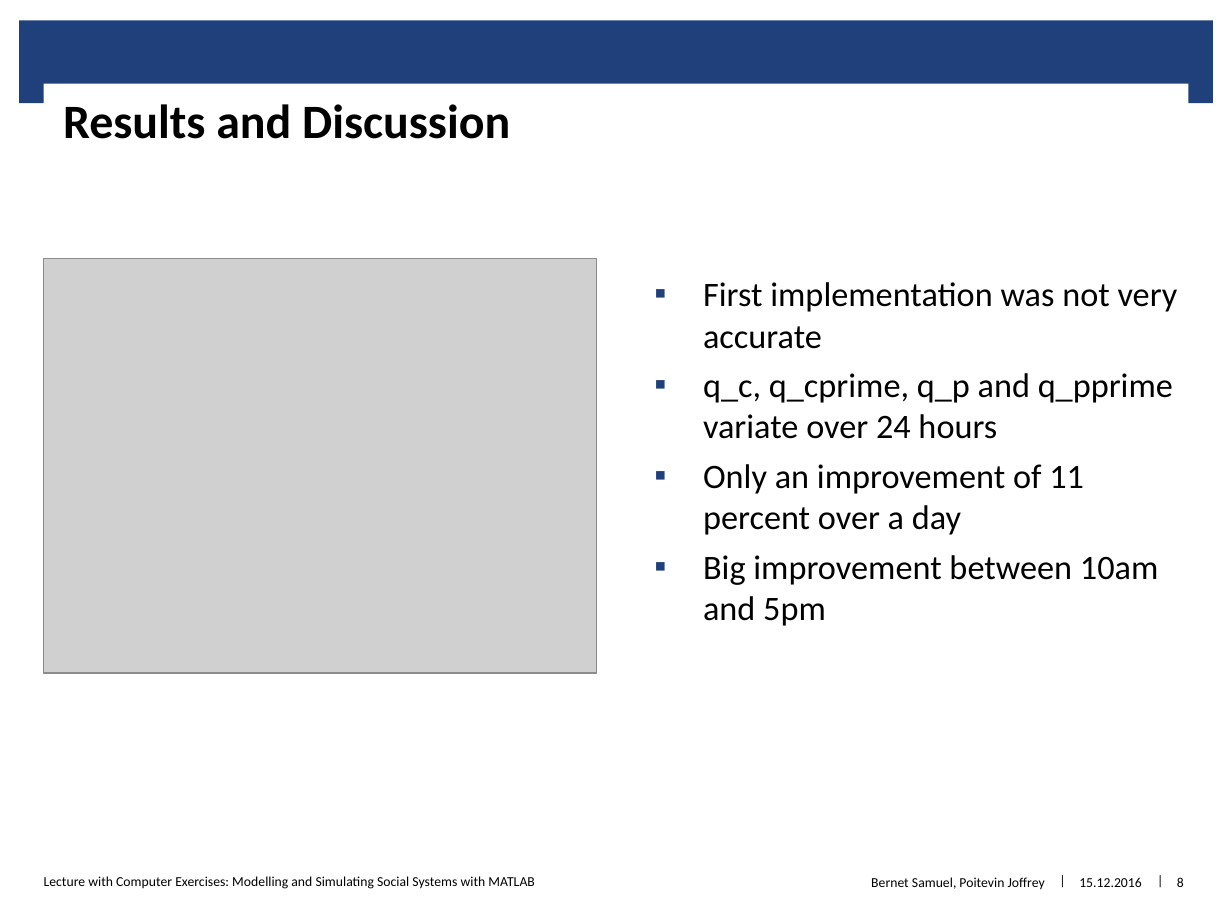
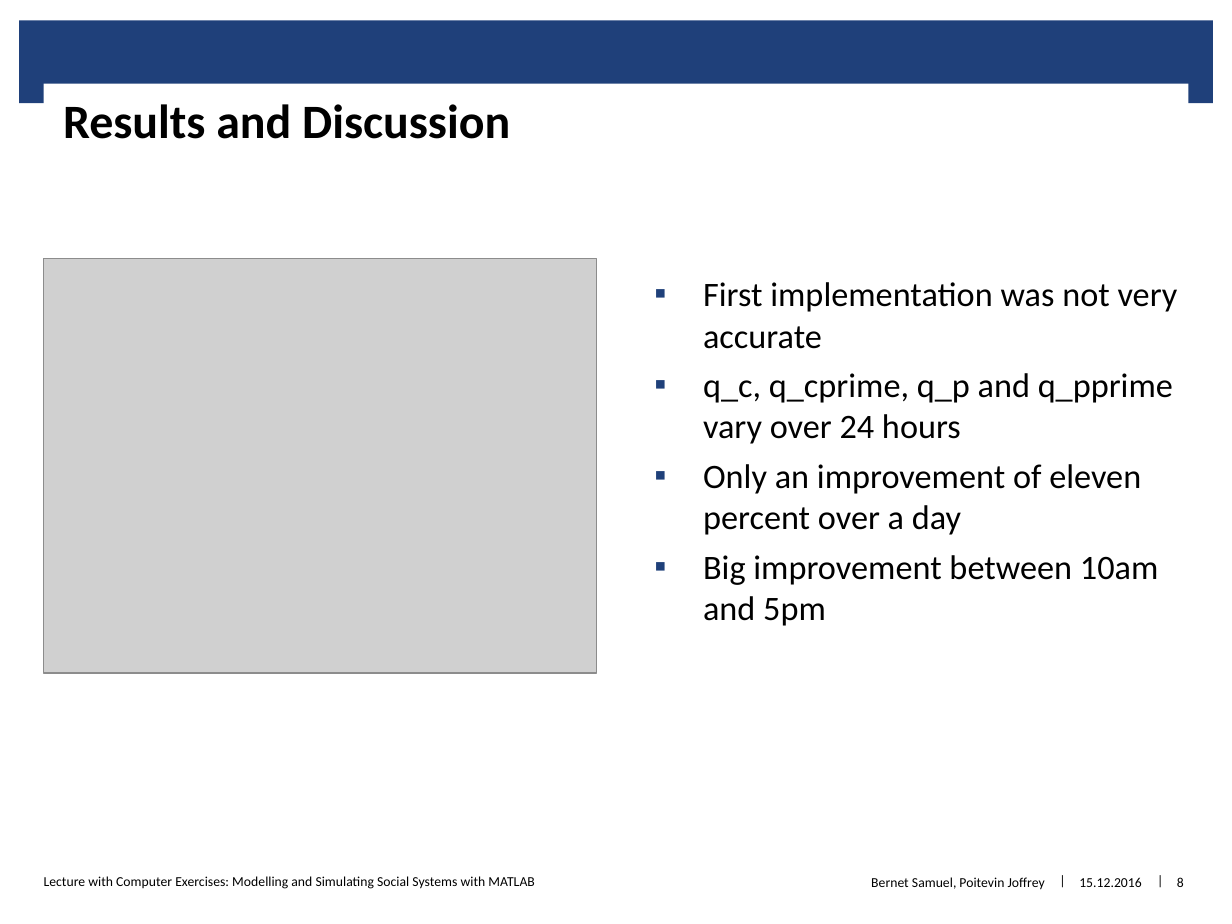
Before and after one commit to bernetsa/crosswalks_and_roundabouts, a slide deck: slide 8 of presentation/The impact of pedestrians at roundabout.pptx. Drawn at 1232x924 pixels with LibreOffice and Linux fonts; fonts in the diff are those of the drawing; grey boxes stand for pictures; background and template pictures are left out. Boxes give left, top, right and bottom in pixels: in the first picture for what was removed or moved away, otherwise in the second. Text is boxed around its words. In the diff, an @@ line names an element or a change of style, - is before the commit and + after.

```diff
--- a/presentation/The impact of pedestrians at roundabout.pptx
+++ b/presentation/The impact of pedestrians at roundabout.pptx
@@ text at <box>703,373,1173,535</box>: text changed @@
-▪ q_c, q_cprime, q_p and q_pprime variate over 24 hours
-▪ Only an improvement of 11 percent over a day
+▪ q_c, q_cprime, q_p and q_pprime vary over 24 hours
+▪ Only an improvement of eleven percent over a day
```
Also in this commit, not shown: 4 other slides changed, 2 other files.
